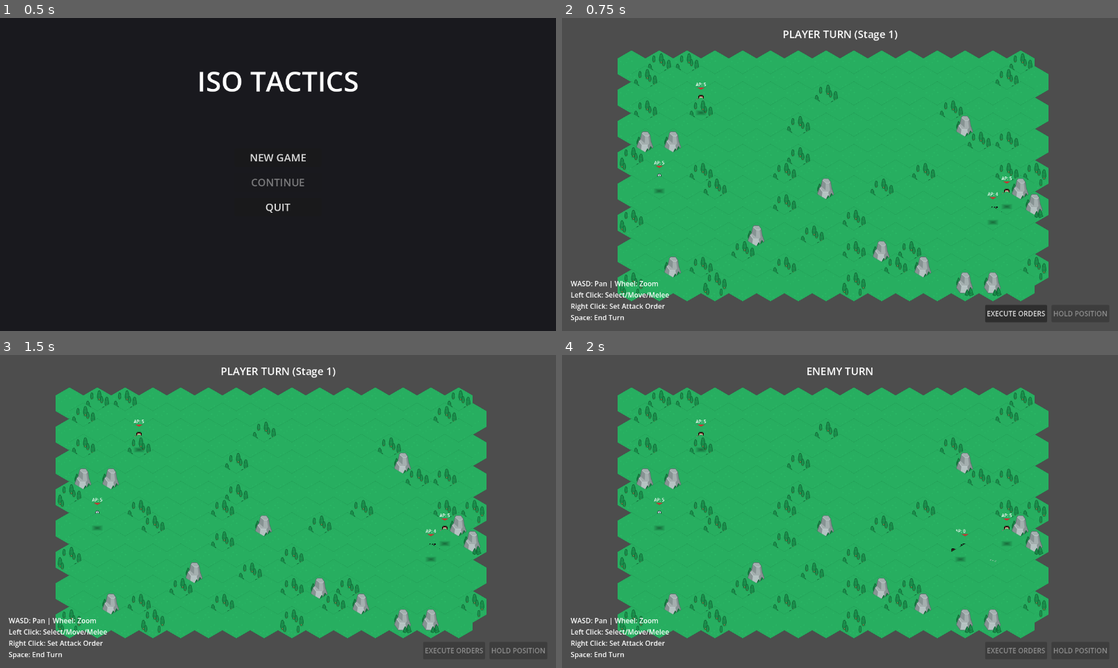
Above: before the commit, frames 1-4 (two rows, left to right).
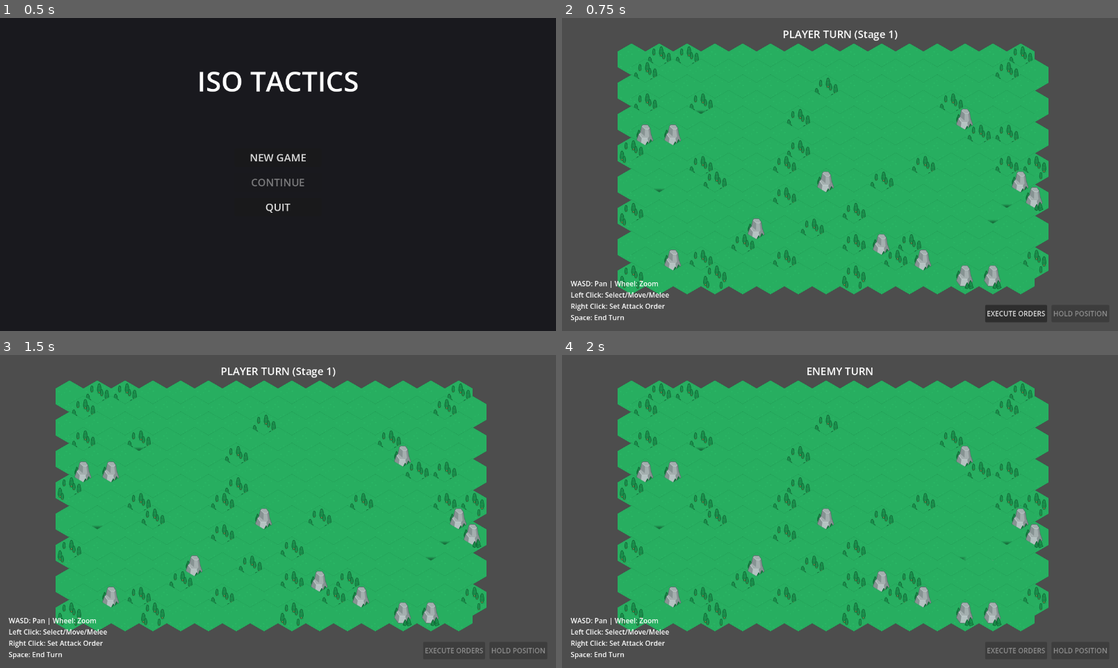
Above: after the commit, the same moments.

Repository: najoory/iso-tactics
Game: Godot game, scene res://scenes/main_menu.tscn
The game is run twice, just before and just after one commit, with the same random seed, the same clock (stepped at 60 frames per second) and the same inputs.
Inputs:
- Up to frame 1 (0.5 s): no input
- Up to frame 2 (0.75 s): click "NEW GAME" at 0.5 s
- Up to frame 3 (1.5 s): click "EXECUTE ORDERS" at 1.25 s
- Up to frame 4 (2 s): no input

Frame 1 is identical in both runs. In frame 2, 11% of the frame differs, in the area x 10-88%, y 8-91%; in frame 3, 11%; in frame 4, 11%.

Commit message:
Visual Fix: Mathematical alignment of Kenney tiles and unit centering

Diff:
--- a/resources/tileset.tres
+++ b/resources/tileset.tres
@@ -14,58 +14,69 @@
 
 [sub_resource type="TileSetAtlasSource" id="0"]
 texture = ExtResource("1_grass")
-texture_region_size = Vector2i(64, 80)
+texture_region_size = Vector2i(64, 128)
 0:0/0 = 0
+0:0/0/texture_origin = Vector2i(0, 8)
 
 [sub_resource type="TileSetAtlasSource" id="1"]
 texture = ExtResource("2_highlight")
-texture_region_size = Vector2i(64, 80)
+texture_region_size = Vector2i(64, 128)
 0:0/0 = 0
+0:0/0/texture_origin = Vector2i(0, 8)
 
 [sub_resource type="TileSetAtlasSource" id="2"]
 texture = ExtResource("3_forest")
-texture_region_size = Vector2i(64, 80)
+texture_region_size = Vector2i(64, 128)
 0:0/0 = 0
+0:0/0/texture_origin = Vector2i(0, 8)
 
 [sub_resource type="TileSetAtlasSource" id="3"]
 texture = ExtResource("4_water")
-texture_region_size = Vector2i(64, 80)
+texture_region_size = Vector2i(64, 128)
 0:0/0 = 0
+0:0/0/texture_origin = Vector2i(0, 8)
 
 [sub_resource type="TileSetAtlasSource" id="4"]
 texture = ExtResource("5_mountain")
-texture_region_size = Vector2i(64, 80)
+texture_region_size = Vector2i(64, 128)
 0:0/0 = 0
+0:0/0/texture_origin = Vector2i(0, 8)
 
 [sub_resource type="TileSetAtlasSource" id="5"]
 texture = ExtResource("6_attack_highlight")
-texture_region_size = Vector2i(64, 80)
+texture_region_size = Vector2i(64, 128)
 0:0/0 = 0
+0:0/0/texture_origin = Vector2i(0, 8)
 
 [sub_resource type="TileSetAtlasSource" id="6"]
 texture = ExtResource("7_house")
-texture_region_size = Vector2i(64, 80)
+texture_region_size = Vector2i(64, 128)
 0:0/0 = 0
+0:0/0/texture_origin = Vector2i(0, 8)
 
 [sub_resource type="TileSetAtlasSource" id="7"]
 texture = ExtResource("8_wall")
-texture_region_size = Vector2i(64, 80)
+texture_region_size = Vector2i(64, 128)
 0:0/0 = 0
+0:0/0/texture_origin = Vector2i(0, 8)
 
 [sub_resource type="TileSetAtlasSource" id="8"]
 texture = ExtResource("9_ruins")
-texture_region_size = Vector2i(64, 80)
+texture_region_size = Vector2i(64, 128)
 0:0/0 = 0
+0:0/0/texture_origin = Vector2i(0, 8)
 
 [sub_resource type="TileSetAtlasSource" id="9"]
 texture = ExtResource("10_corpse")
-texture_region_size = Vector2i(64, 80)
+texture_region_size = Vector2i(64, 128)
 0:0/0 = 0
+0:0/0/texture_origin = Vector2i(0, 8)
 
 [sub_resource type="TileSetAtlasSource" id="10"]
 texture = ExtResource("11_castle")
-texture_region_size = Vector2i(64, 80)
+texture_region_size = Vector2i(64, 128)
 0:0/0 = 0
+0:0/0/texture_origin = Vector2i(0, 8)
 
 [resource]
 tile_shape = 3
Binary file changed: assets/kenney/castle.png
Binary file changed: assets/kenney/corpse.png
Binary file changed: assets/kenney/dirt.png
Binary file changed: assets/kenney/forest.png
Binary file changed: assets/kenney/grass.png
Binary file changed: assets/kenney/house.png
Binary file changed: assets/kenney/mountain.png
Binary file changed: assets/kenney/ruins.png
Binary file changed: assets/kenney/wall.png
Binary file changed: assets/kenney/water.png
